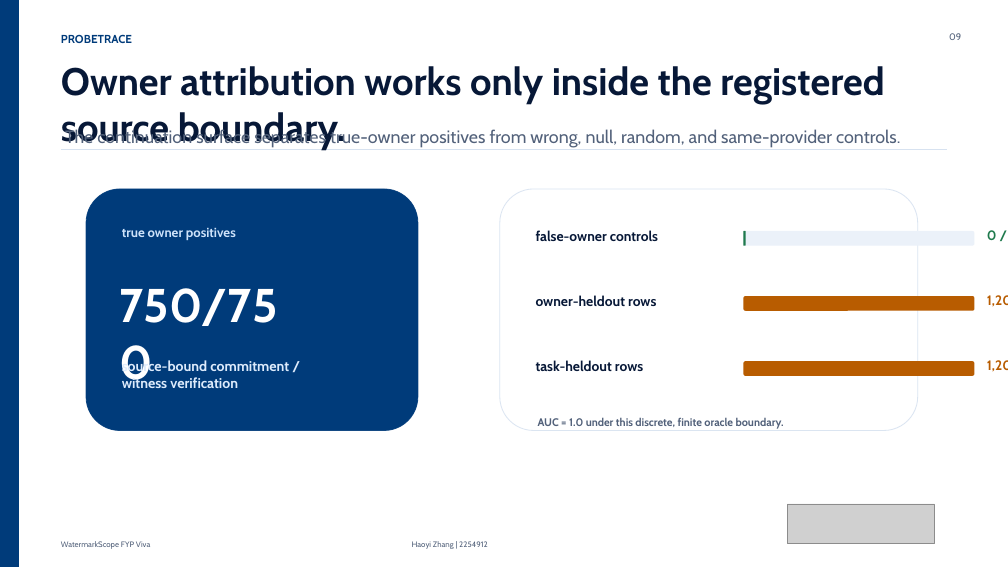
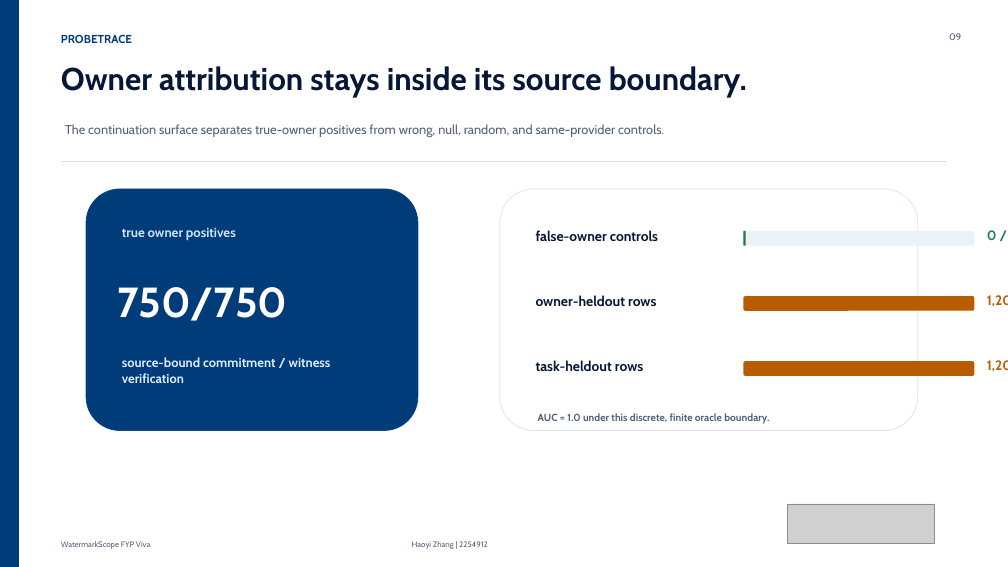
Before and after one commit to Haoyi-Zhang/WatermarkScope, a slide deck: slide 9 of docs/WatermarkScope_FYP_Viva.pptx. Drawn at 1008x567 pixels with LibreOffice and Linux fonts; fonts in the diff are those of the drawing; grey boxes stand for pictures. Boxes give left, top, right and bottom in pixels: in the first picture for what was removed or moved away, otherwise in the second. Text is boxed around its words. In the diff, an @@ line names an element or a change of style, - is before the commit and + after.

Commit message:
Fix viva deck slide alignment

```diff
--- a/docs/WatermarkScope_FYP_Viva.pptx
+++ b/docs/WatermarkScope_FYP_Viva.pptx
@@ text at <box>61,66,747,97</box>: text changed; size 36.5 to 30 pt @@
-Owner attribution works only inside the registered source boundary.
+Owner attribution stays inside its source boundary.
@@ text "The continuation surface separates true-owner ..." at <box>65,124,664,137</box>: size 17 to 12.2 pt @@
@@ line moved from (61, 149) - (948, 149) to (61, 162) - (948, 162) @@
@@ text "750/750" at <box>118,287,288,321</box>: size 45 to 40 pt @@
@@ text "source-bound commitment / witness verification" at <box>122,357,331,383</box>: size 13.5 to 12.3 pt @@
@@ text "AUC = 1.0 under this ..." at <box>538,413,769,424</box>: size 10.5 to 9.8 pt @@
```
Also in this commit, not shown: 14 other slides changed.
